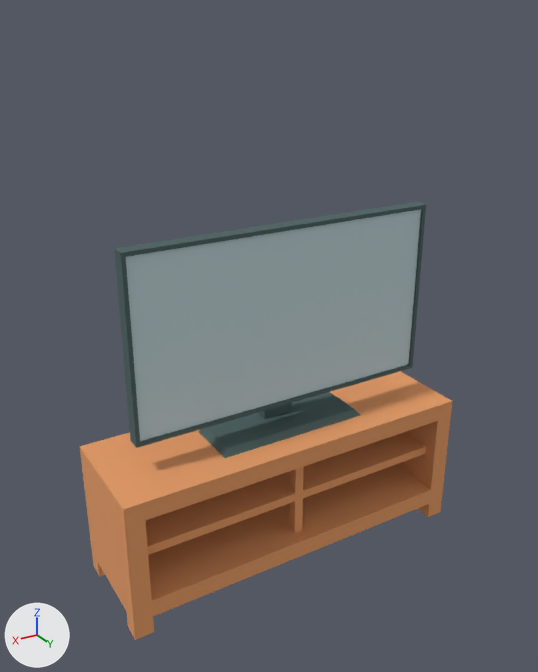
The glTF model public/models/items/televisionModern.glb: old version first, new version second.
Before and after are seen from a camera (50 mm lens) standing at (1.73, 2.84, 2.61) and looking at (0.05, 0.03, 1.21). The lights are fixed; the arrows at lower left show +X, +Y and +Z. Vertices at the same position are counted once.

In view in the first picture: 'televisionModern'.
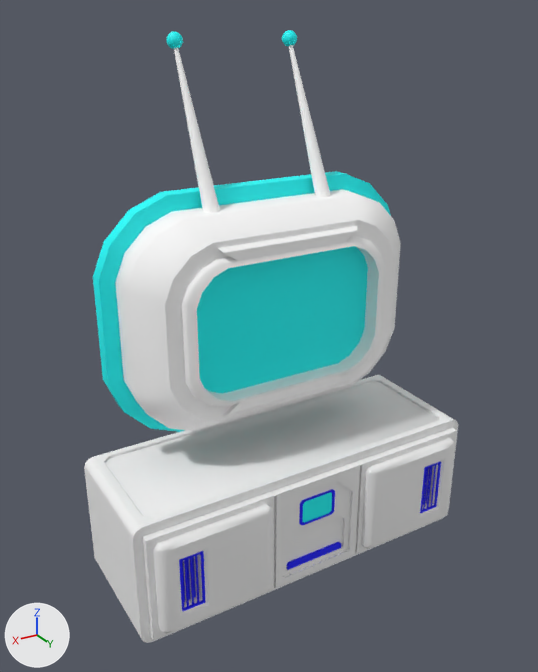
The edits, one by one:
Material 'BottleRed27pasted__blinn1.001' (mat_bottlered27pasted__blinn1_001) is new.
Its base color is (1.0, 1.0, 1.0) (white #ffffff).
Its roughness is 0.921.
Material 'Desklambert6' (mat_desklambert6) is new.
Its base color is (0.89, 0.89, 0.89) (white #f2f2f2).
Its roughness is 0.6.
Material 'Forks_All_47lambert3.001' (mat_forks_all_47lambert3_001) is new.
Its base color is (0.0, 1.0, 1.0) (cyan #00ffff).
Its roughness is 0.6.
Material 'Laptoplambert3' (mat_laptoplambert3) is new.
Its base color is (0.0, 0.0, 1.0) (blue #0000ff).
Its roughness is 0.6.
me_televisionmodern_2 is used by ob_televisionmodern; location (0.0, 0.0, 0.0); scale (1.01, 1.01, 1.01).
me_televisionmodern_2 had 102 vertices, 204 faces and spanned x -0.91..0.92, y -0.26..0.32, z 0.0..1.74.
me_televisionmodern_2 no longer uses material mat_metaldark_017 (dark cyan #4b6161).
me_televisionmodern_2 no longer uses material mat_metal_049 (light grey #bfd3d7).
me_televisionmodern_2 no longer uses material mat_wood_019 (orange #e69b65).
me_televisionmodern_2 now has 2061 vertices, 3900 faces and spans x -0.92..0.92, y -0.4..0.46, z 0.02..2.55.
me_televisionmodern_2 part 1: the loose piece of 64 vertices spanning x -0.91..0.92, y -0.26..0.32, z 0.0..0.71 is rebuilt with 126 vertices and now spans x -0.92..0.92, y -0.25..0.38, z 0.02..0.65, in mat_desklambert6 (white #f2f2f2).
me_televisionmodern_2 part 2: the loose piece of 38 vertices spanning x -0.8..0.77, y -0.09..0.2, z 0.7..1.74 is rebuilt with 248 vertices and now spans x -0.81..0.8, y -0.31..0.18, z 0.73..1.9.
me_televisionmodern_2 part 3: 847 vertices added at x -0.33..0.33, y -0.4..0.0, z 1.81..2.55.
me_televisionmodern_2 part 4: 816 vertices added at x -0.88..0.88, y 0.33..0.46, z 0.06..0.6.
me_televisionmodern_2 now uses material mat_desklambert6 (white #f2f2f2).
me_televisionmodern_2 now uses material mat_forks_all_47lambert3_001 (cyan #00ffff).
me_televisionmodern_2 now uses material mat_laptoplambert3 (blue #0000ff).
me_televisionmodern_2 now uses material mat_bottlered27pasted__blinn1_001 (white #ffffff).
Object 'televisionModern' (ob_televisionmodern) is rescaled from (1.01, 1.01, 1.01) to (1.0, 1.0, 1.0).

Boxes [x1, y1, x2, y2] around the edits, measured in the pictures (538 x 672 px):
'televisionModern', reshaped, rescaled (40% taller): before [80, 202, 452, 640]; after [84, 30, 458, 643]
part 1 of me_televisionmodern_2, rebuilt: before [80, 371, 452, 640]; after [84, 375, 458, 643]
part 2 of me_televisionmodern_2, rebuilt: before [114, 202, 426, 458]; after [93, 171, 401, 432]
part 3 of me_televisionmodern_2, added: after [166, 30, 331, 213]
part 4 of me_televisionmodern_2, added: after [142, 428, 457, 640]
